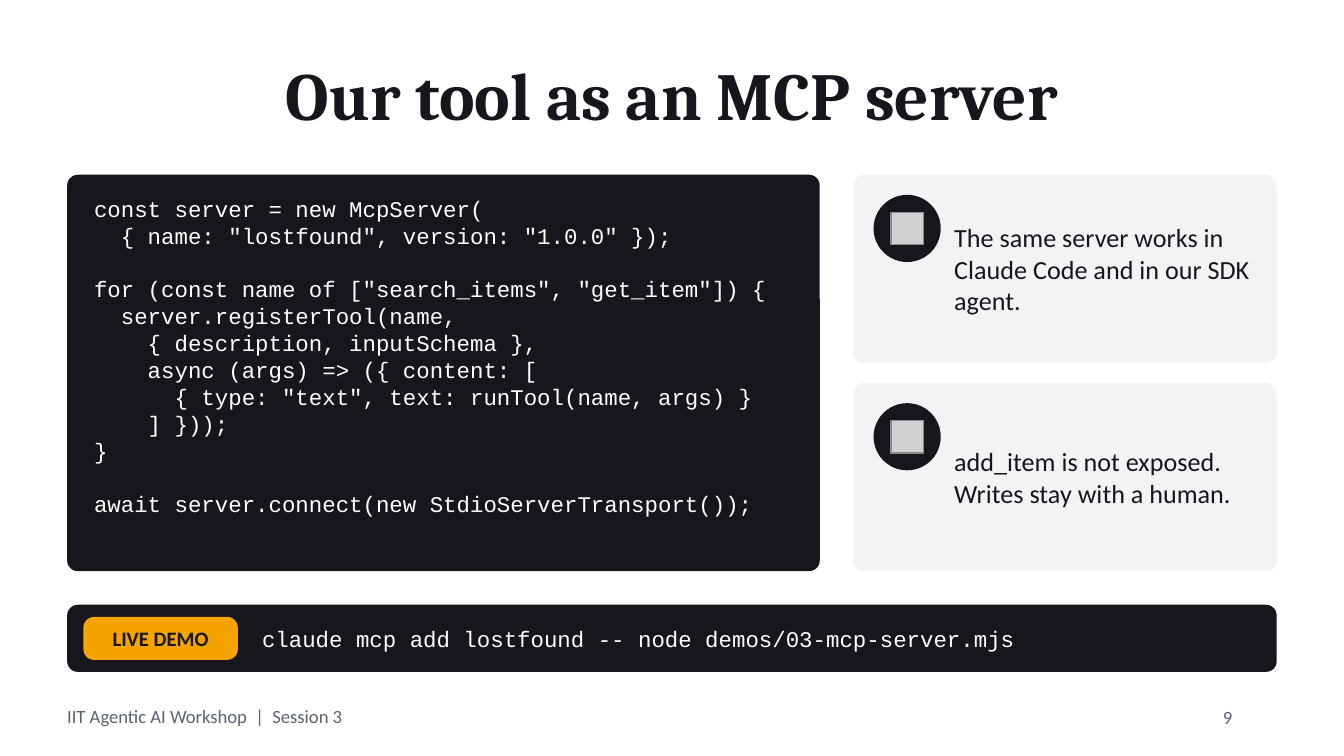
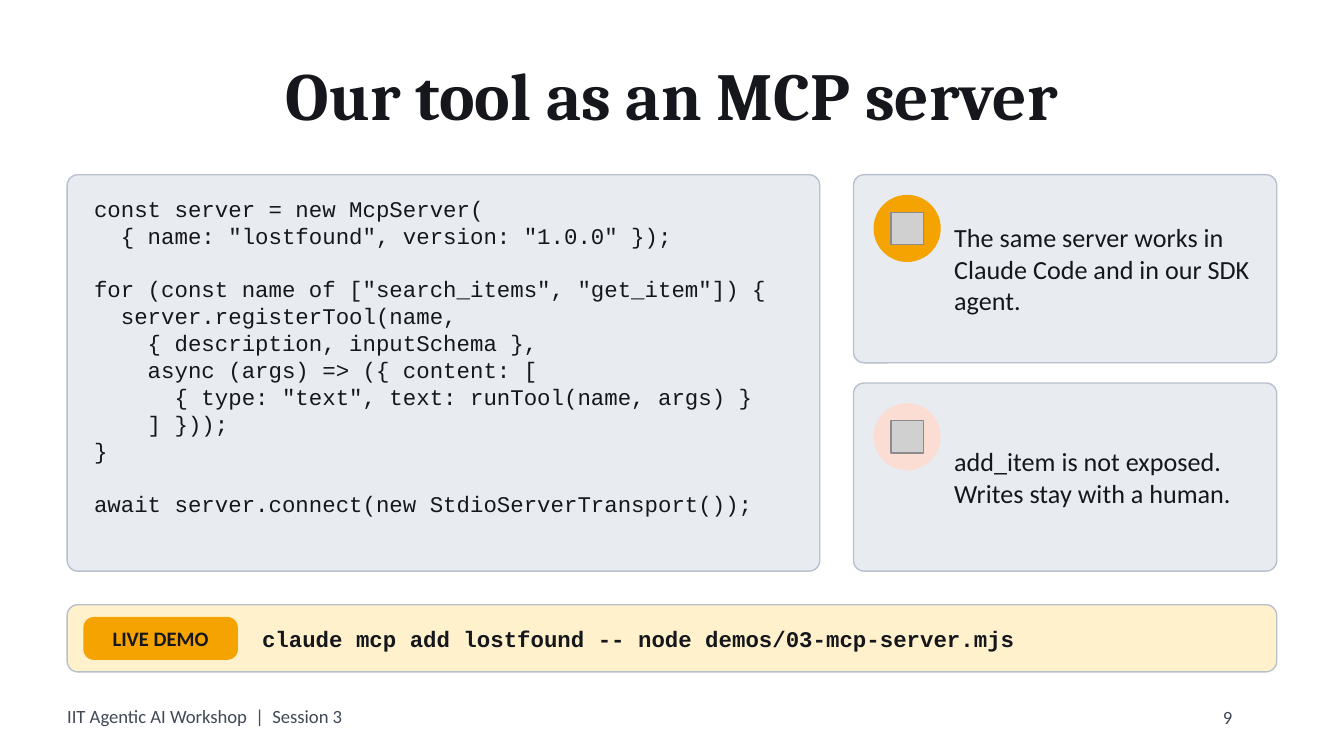
Before and after one commit to jiteshsureka/iit-agentic-ai-session3, a slide deck: slide 9 of deck/session3.pptx. Drawn at 1344x756 pixels with LibreOffice and Linux fonts; fonts in the diff are those of the drawing; grey boxes stand for pictures. Boxes give left, top, right and bottom in pixels: in the first picture for what was removed or moved away, otherwise in the second. Text is boxed around its words. In the diff, an @@ line names an element or a change of style, - is before the commit and + after.

```diff
--- a/deck/session3.pptx
+++ b/deck/session3.pptx
@@ rounded rectangle at (x1=67, y1=175, x2=820, y2=571): fill #16171C to #E8ECF1; outline none to #B8C0CC 0.75 pt @@
@@ rounded rectangle at (x1=853, y1=175, x2=1277, y2=363): fill #F1F3F5 to #E8ECF1; outline none to #B8C0CC 0.75 pt @@
@@ text "const server = new McpServer(" at (x1=94, y1=201, x2=752, y2=517): text colour #FFFFFF to #16171C @@
@@ ellipse at (x1=874, y1=195, x2=941, y2=262): fill #16171C to #F4A300 @@
@@ rounded rectangle at (x1=853, y1=383, x2=1277, y2=571): fill #F1F3F5 to #E8ECF1; outline none to #B8C0CC 0.75 pt @@
@@ ellipse at (x1=874, y1=403, x2=941, y2=470): fill #16171C to #FBDDD3 @@
@@ rounded rectangle at (x1=67, y1=605, x2=1277, y2=672): fill #16171C to #FFF1CC; outline none to #B8C0CC 0.75 pt @@
@@ text "claude mcp add lostfound -- ..." at (x1=262, y1=631, x2=1014, y2=652): text colour #FFFFFF to #16171C, bold on @@
@@ text "IIT Agentic AI Workshop | ..." at (x1=67, y1=710, x2=342, y2=726): text colour #5B6472 to #404955 @@
@@ page number at (x1=1223, y1=712, x2=1232, y2=724): text colour #5B6472 to #404955 @@
```
Also in this commit, not shown: 26 other slides changed, 2 other files.
